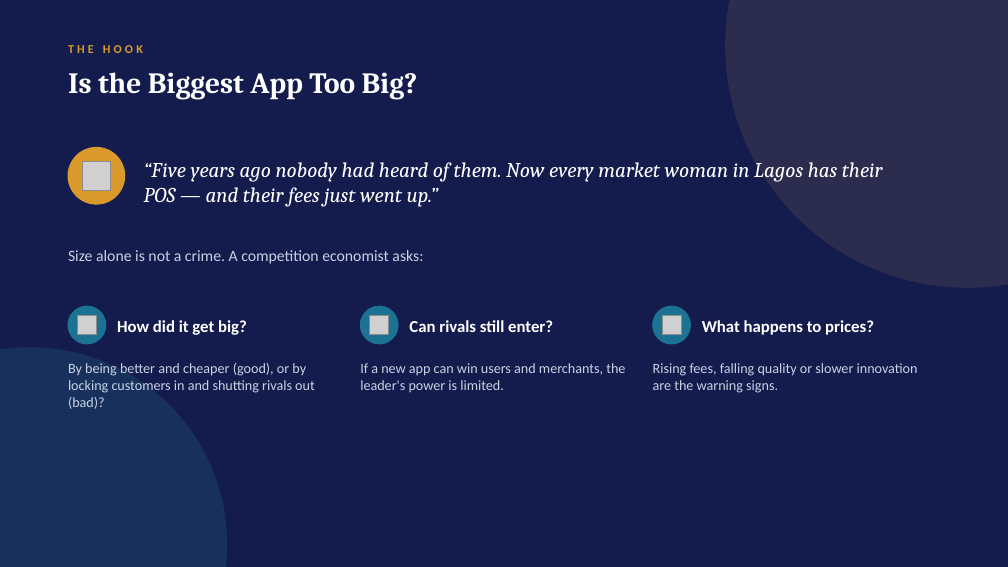
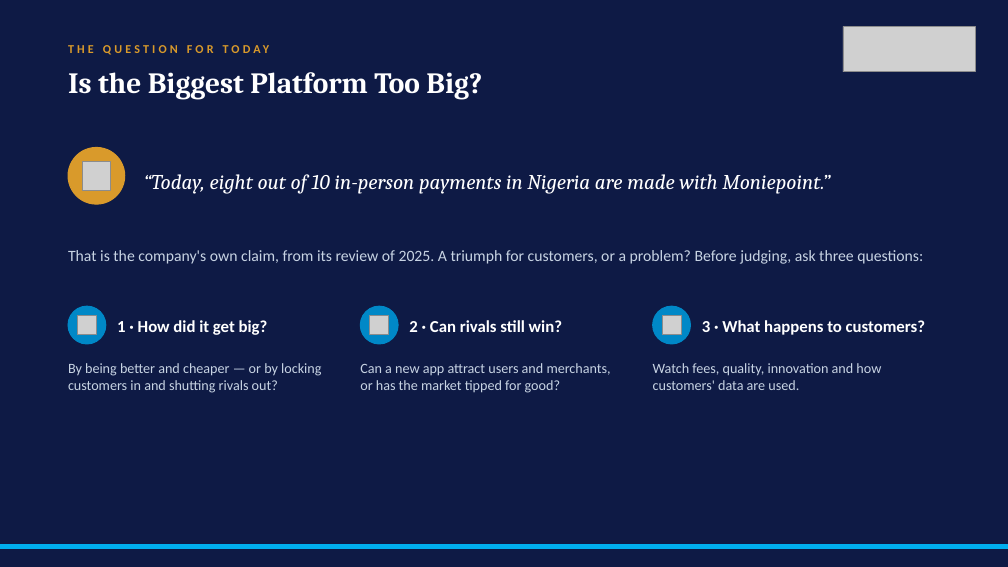
Before and after one commit to adibongo/eegb, a slide deck: slide 2 of sessions/s04/slides/EEGB_S04_Market_Structure_Platforms_Competition_Policy.pptx (slide 5 before the commit). Drawn at 1008x567 pixels with LibreOffice and Linux fonts; fonts in the diff are those of the drawing; grey boxes stand for pictures; background and template pictures are left out. Boxes give left, top, right and bottom in pixels: in the first picture for what was removed or moved away, otherwise in the second. Text is boxed around its words. In the diff, an @@ line names an element or a change of style, - is before the commit and + after.

```diff
--- a/sessions/s04/slides/EEGB_S04_Market_Structure_Platforms_Competition_Policy.pptx
+++ b/sessions/s04/slides/EEGB_S04_Market_Structure_Platforms_Competition_Policy.pptx
@@ background #141B4D to picture (left out) @@
@@ ellipse removed at (726,0,1008,287) @@
@@ picture added at (843,26,975,72) @@
@@ text at (68,45,143,53): text changed @@
-THE HOOK
+THE QUESTION FOR TODAY
@@ text at (68,72,482,100): text changed @@
-Is the Biggest App Too Big?
+Is the Biggest Platform Too Big?
@@ text at (144,174,831,194): text changed @@
-“Five years ago nobody had heard of them. Now every market woman in Lagos has their POS — and their fees just went up.”
+“Today, eight out of 10 in-person payments in Nigeria are made with Moniepoint.”
@@ text at (68,250,923,264): text changed @@
-Size alone is not a crime. A competition economist asks:
+That is the company's own claim, from its review of 2025. A triumph for customers, or a problem? Before judging, ask three questions:
@@ text at (117,320,268,335): text changed @@
-How did it get big?
+1 · How did it get big?
@@ text at (409,320,562,332): text changed @@
-Can rivals still enter?
+2 · Can rivals still win?
@@ fill #1C7293 to #0088C7; outline #1C7293 1 pt to #0088C7 1 pt in 3 elements at (68,306,106,344), (361,306,399,344), (653,306,690,344) @@
@@ text at (702,320,925,335): text changed @@
-What happens to prices?
+3 · What happens to customers?
@@ ellipse removed at (0,348,227,567) @@
@@ text at (68,363,321,393): text changed @@
-By being better and cheaper (good), or by locking customers in and shutting rivals out (bad)?
+By being better and cheaper — or by locking customers in and shutting rivals out?
@@ text at (360,363,611,393): text changed @@
-If a new app can win users and merchants, the leader's power is limited.
+Can a new app attract users and merchants, or has the market tipped for good?
@@ text at (653,363,881,390): text changed @@
-Rising fees, falling quality or slower innovation are the warning signs.
+Watch fees, quality, innovation and how customers' data are used.
@@ rectangle added at (0,544,1008,549), fill #00AEEF, outline #00AEEF 1 pt @@
```
Also in this commit, not shown: 7 other slides changed, 34 slides added, 20 slides removed, 32 other files.
